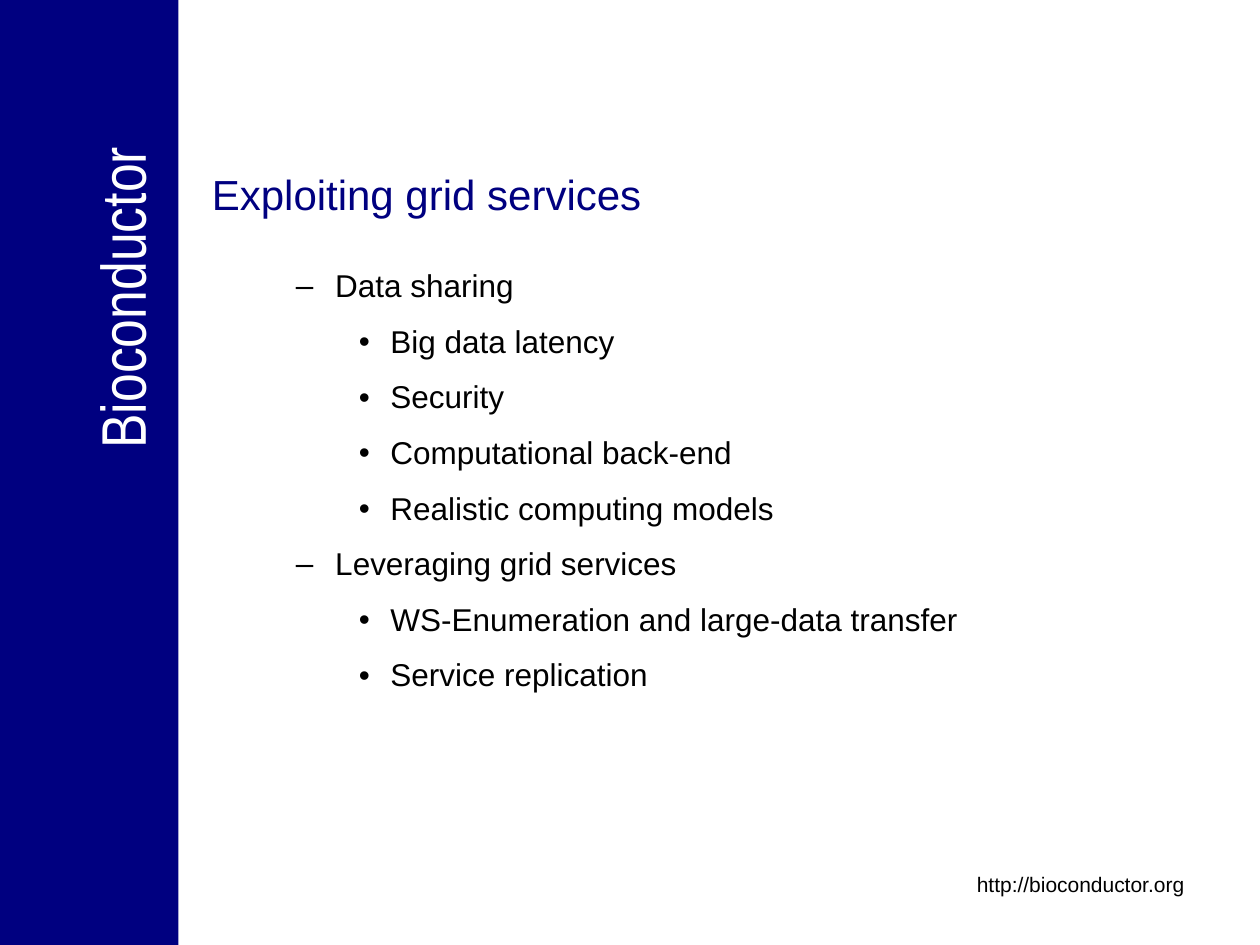
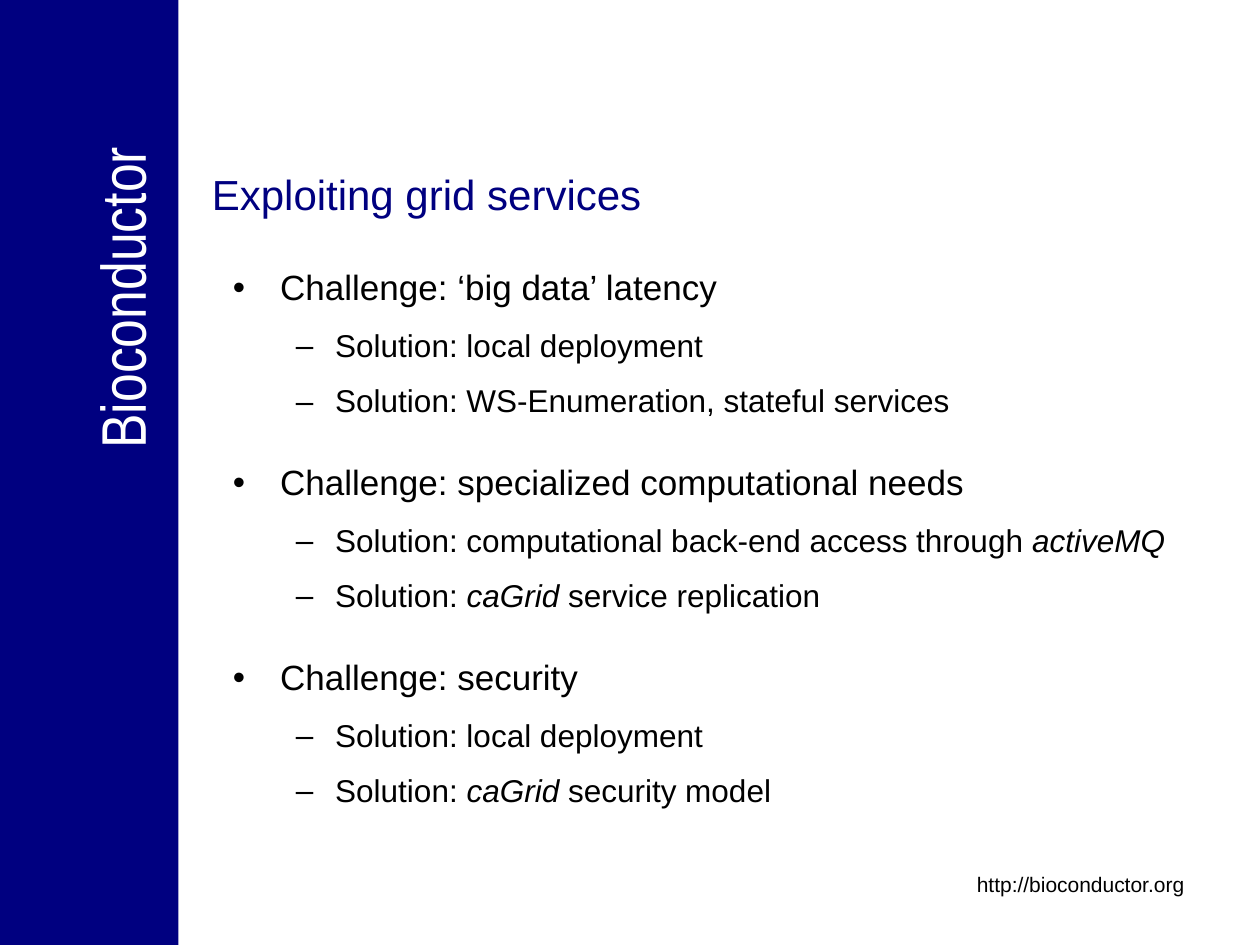
Before and after one commit to NCIP/bioconductor_v1, a slide deck: slide 28 of trunk/bioconductor/Presentations/caBIG_Annual_Meeting_2007_Tech_Demo.ppt (slide 26 before the commit). Drawn at 1260x945 pixels with LibreOffice and Linux fonts; fonts in the diff are those of the drawing; background and template pictures are left out. Boxes give left, top, right and bottom in pixels: in the first picture for what was removed or moved away, otherwise in the second. Text is boxed around its words. In the diff, an @@ line names an element or a change of style, - is before the commit and + after.

```diff
--- a/trunk/bioconductor/Presentations/caBIG_Annual_Meeting_2007_Tech_Demo.ppt
+++ b/trunk/bioconductor/Presentations/caBIG_Annual_Meeting_2007_Tech_Demo.ppt
@@ text at (280, 274, 1165, 808): text changed @@
-  – Data sharing
-    • Big data latency
-    • Security
-    • Computational back-end
-    • Realistic computing models
-  – Leveraging grid services
-    • WS-Enumeration and large-data transfer
-    • Service replication
+• Challenge: ‘big data’ latency
+  – Solution: local deployment
+  – Solution: WS-Enumeration, stateful services
+• Challenge: specialized computational needs
+  – Solution: computational back-end access through activeMQ
+  – Solution: caGrid service replication
+• Challenge: security
+  – Solution: local deployment
+  – Solution: caGrid security model
```
Also in this commit, not shown: 13 other slides changed, 6 slides added, 3 slides removed.
